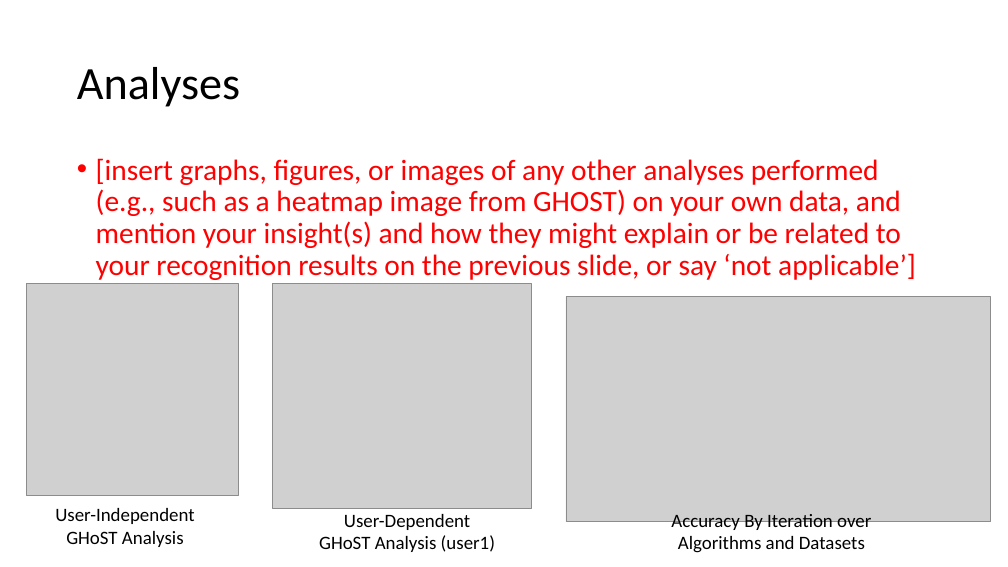
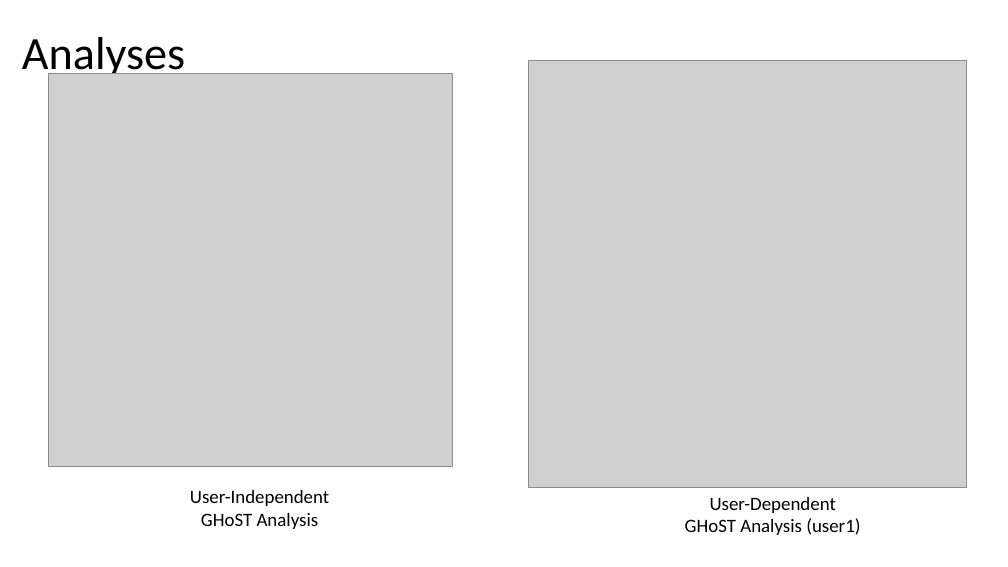
Before and after one commit to pixelfac/hcira-project-23, a slide deck: slide 5 of HCIRA-Proj2-demo-template.pptx. Drawn at 1008x567 pixels with LibreOffice and Linux fonts; fonts in the diff are those of the drawing; grey boxes stand for pictures. Boxes give left, top, right and bottom in pixels: in the first picture for what was removed or moved away, otherwise in the second. Text is boxed around its words. In the diff, an @@ line names an element or a change of style, - is before the commit and + after.

Commit message:
update ppt

```diff
--- a/HCIRA-Proj2-demo-template.pptx
+++ b/HCIRA-Proj2-demo-template.pptx
@@ title "Analyses" rewrapped from [77,67,240,107] to [22,37,185,81] @@
@@ picture added at [49,73,452,467] @@
@@ picture added at [529,60,966,488] @@
@@ text removed at [96,158,916,280] @@
-• [insert graphs, figures, or images of any other analyses performed (e.g., such as a heatmap image from GHOST) on your own data, and mention your insight(s) and how they might explain or be related to your recognition results on the previous slide, or say ‘not applicable’]
@@ picture removed at [26,284,239,496] @@
@@ picture removed at [273,284,532,509] @@
@@ picture removed at [566,296,991,522] @@
@@ text "User-Independent GHoST Analysis": place and size @@
-text "User-Independent GHoST Analysis" at [55,508,194,547]
+text "User-Independent GHoST Analysis" at [190,490,329,529]
@@ text "User-Dependent GHoST Analysis (user1)": place and size @@
-text "User-Dependent GHoST Analysis (user1)" at [319,514,495,552]
+text "User-Dependent GHoST Analysis (user1)" at [685,497,860,535]
@@ text removed at [671,514,871,553] @@
-Accuracy By Iteration over Algorithms and Datasets
```
Also in this commit, not shown: 2 other slides changed.
